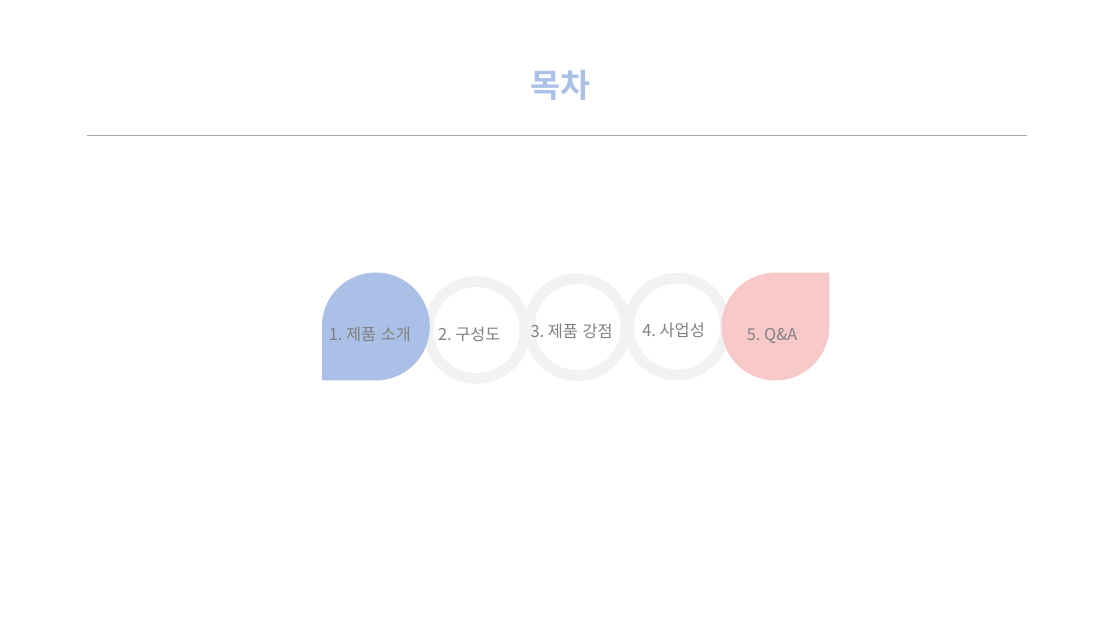
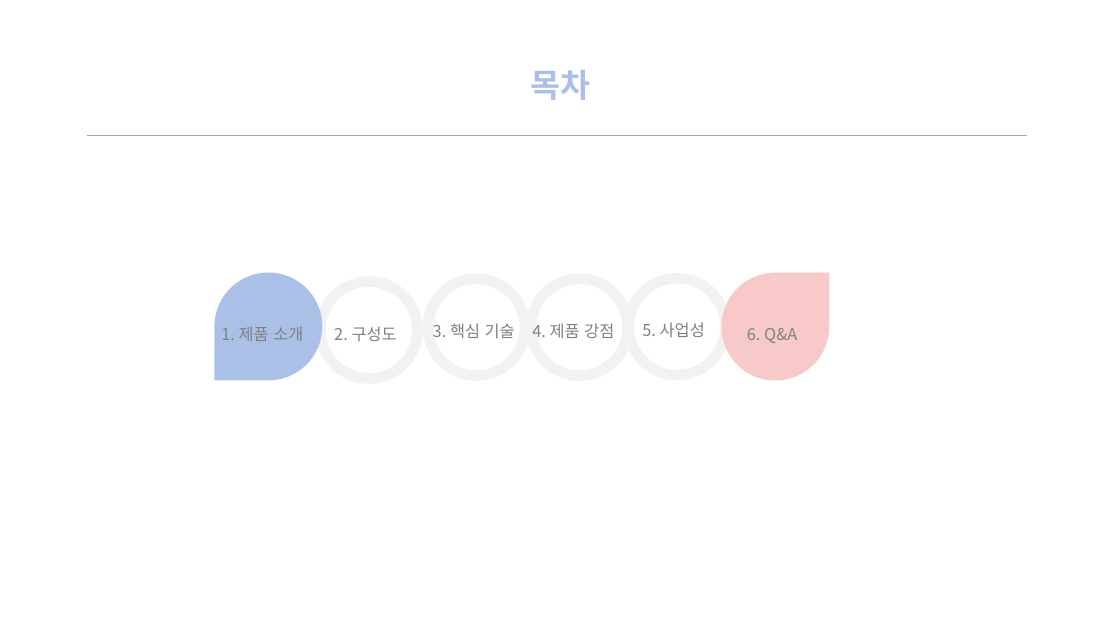
Before and after one commit to jinujeon/ICE_CAP, a slide deck: slide 2 of Docs/제안서_EDUM.pptx. Drawn at 1120x630 pixels with LibreOffice and Linux fonts; fonts in the diff are those of the drawing; background and template pictures are left out. Boxes give left, top, right and bottom in pixels: in the first picture for what was removed or moved away, otherwise in the second. Text is boxed around its words. In the diff, an @@ line names an element or a change of style, - is before the commit and + after.

```diff
--- a/Docs/제안서_EDUM.pptx
+++ b/Docs/제안서_EDUM.pptx
@@ 2 ellipses, 1 text, 1 teardrop: place and size @@
-2 ellipses, 1 text, 1 teardrop at <box>322,272,530,384</box>
+2 ellipses, 1 text, 1 teardrop at <box>214,272,423,384</box>
@@ ellipse: place and size @@
-ellipse at <box>524,274,632,381</box>
+ellipse at <box>423,274,530,381</box>
@@ ellipse: place and size @@
-ellipse at <box>534,284,620,370</box>
+ellipse at <box>434,284,519,370</box>
@@ ellipse added at <box>526,274,634,381</box>, fill #F2F2F2 @@
@@ ellipse added at <box>536,284,622,370</box>, fill #FFFFFF @@
@@ text "2. 구성도": place and size @@
-text "2. 구성도" at <box>438,326,500,341</box>
+text "2. 구성도" at <box>334,326,397,341</box>
@@ text added at <box>433,323,515,338</box>, 14 pt, text #808080 @@
+3. 핵심 기술
@@ text at <box>532,323,614,338</box>: text changed @@
-3. 제품 강점
+4. 제품 강점
@@ text at <box>642,322,705,337</box>: text changed @@
-4. 사업성
+5. 사업성
@@ text at <box>747,328,797,343</box>: text changed @@
-5. Q&A
+6. Q&A
```
Also in this commit, not shown: 3 other slides changed, 1 slide added.
